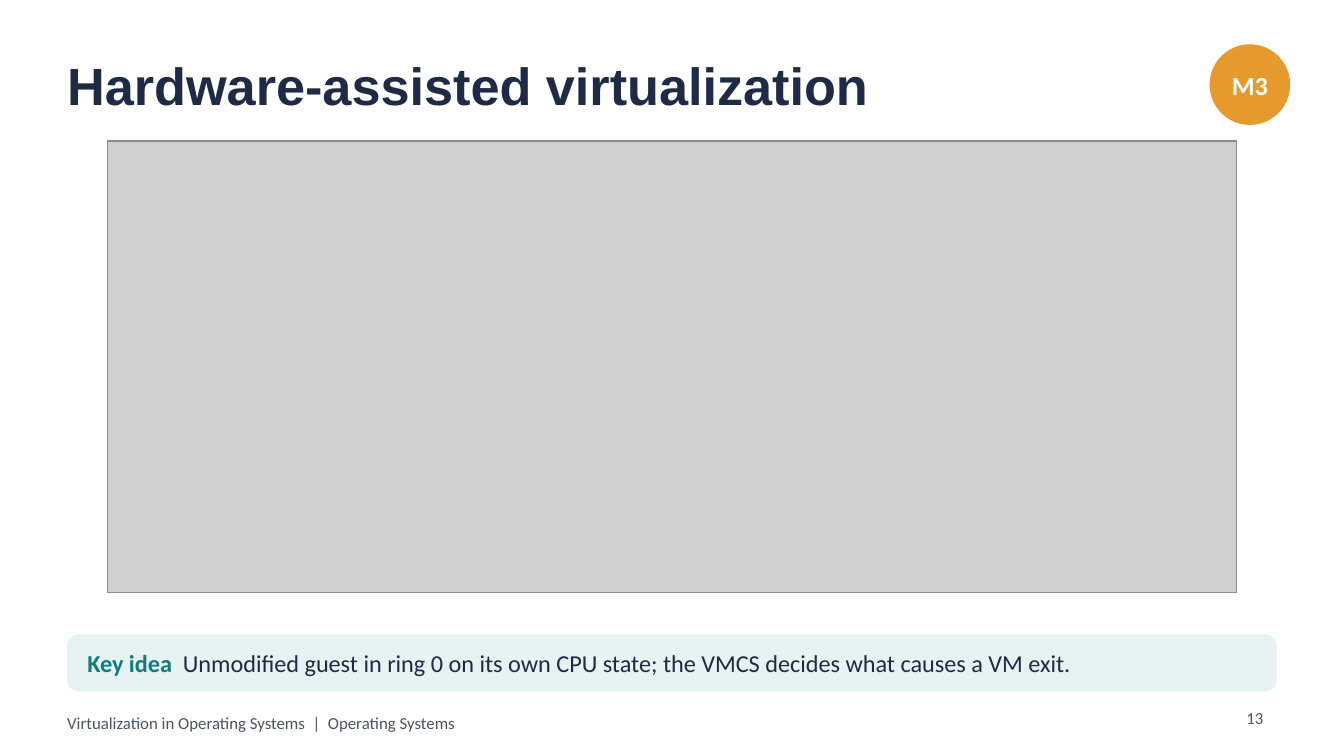
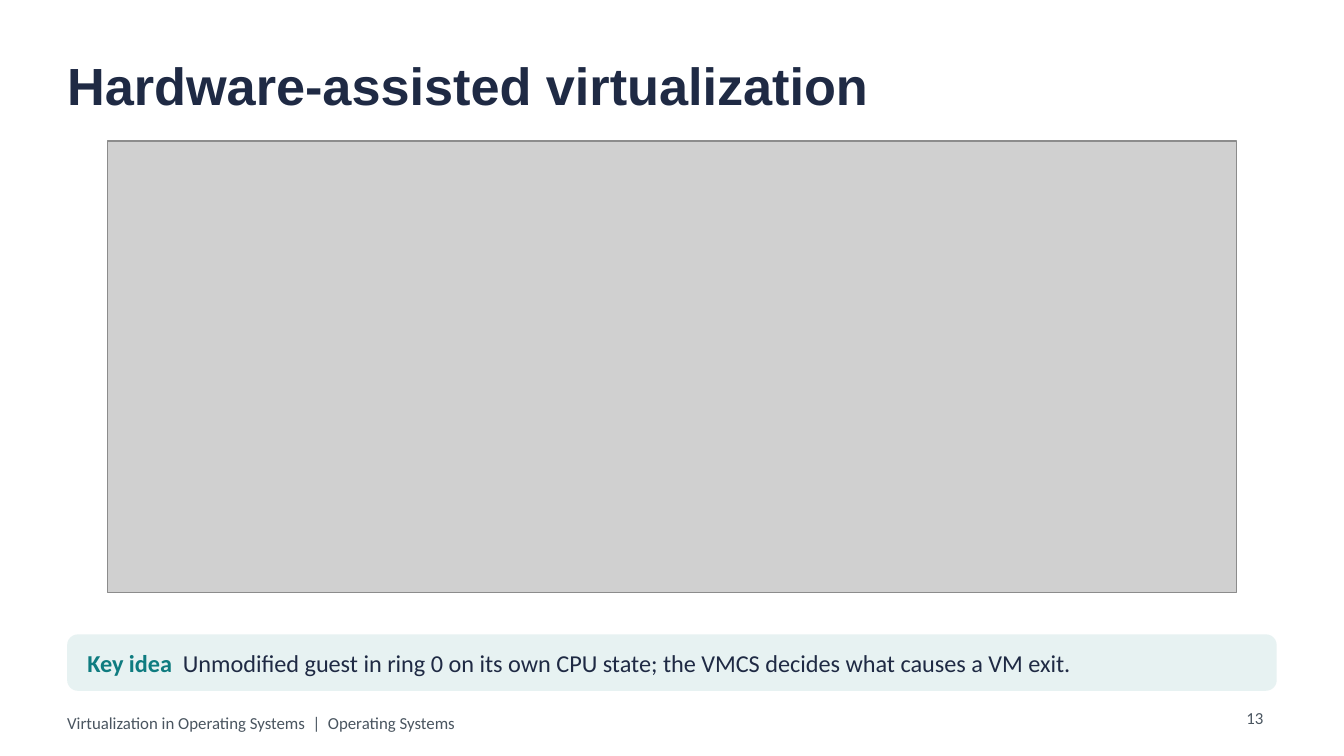
Before and after one commit to aliyassine22/OS-Virtualization, a slide deck: slide 13 of presentation/powerpoint/Virtualization_in_OS.pptx. Drawn at 1344x756 pixels with LibreOffice and Linux fonts; fonts in the diff are those of the drawing; grey boxes stand for pictures. Boxes give left, top, right and bottom in pixels: in the first picture for what was removed or moved away, otherwise in the second. Text is boxed around its words. In the diff, an @@ line names an element or a change of style, - is before the commit and + after.

```diff
--- a/presentation/powerpoint/Virtualization_in_OS.pptx
+++ b/presentation/powerpoint/Virtualization_in_OS.pptx
@@ ellipse removed at (1210,44,1290,125) @@
@@ text removed at (1232,78,1268,95) @@
-M3
```
Also in this commit, not shown: 20 other slides changed, 13 other files.
